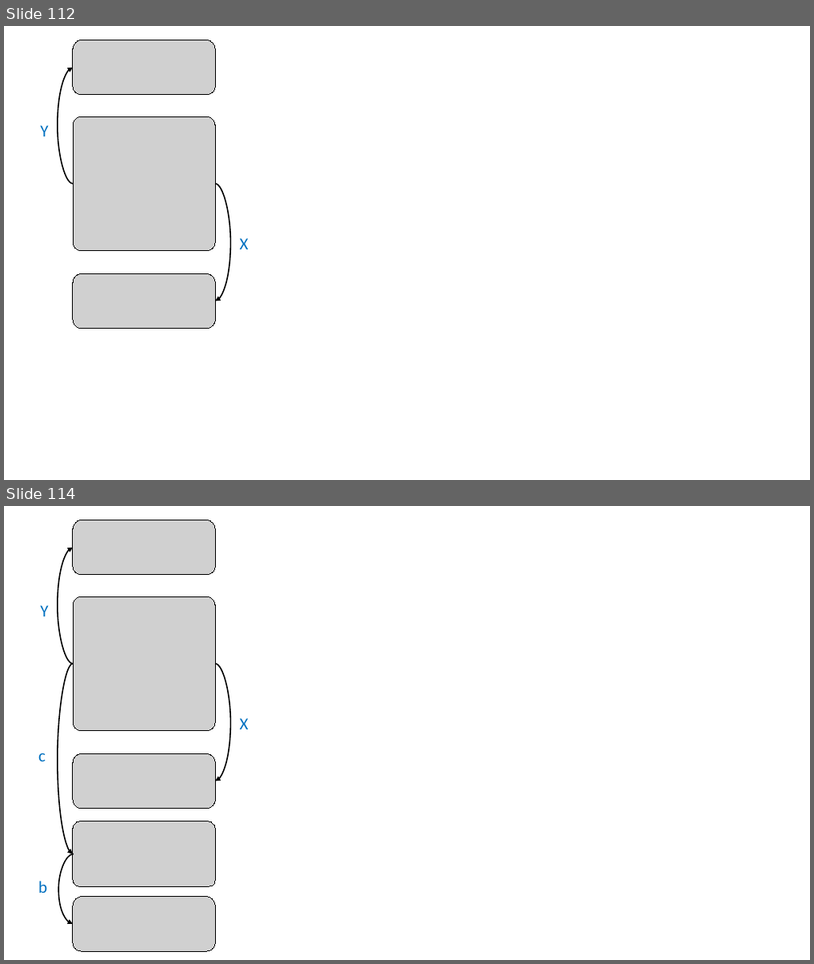
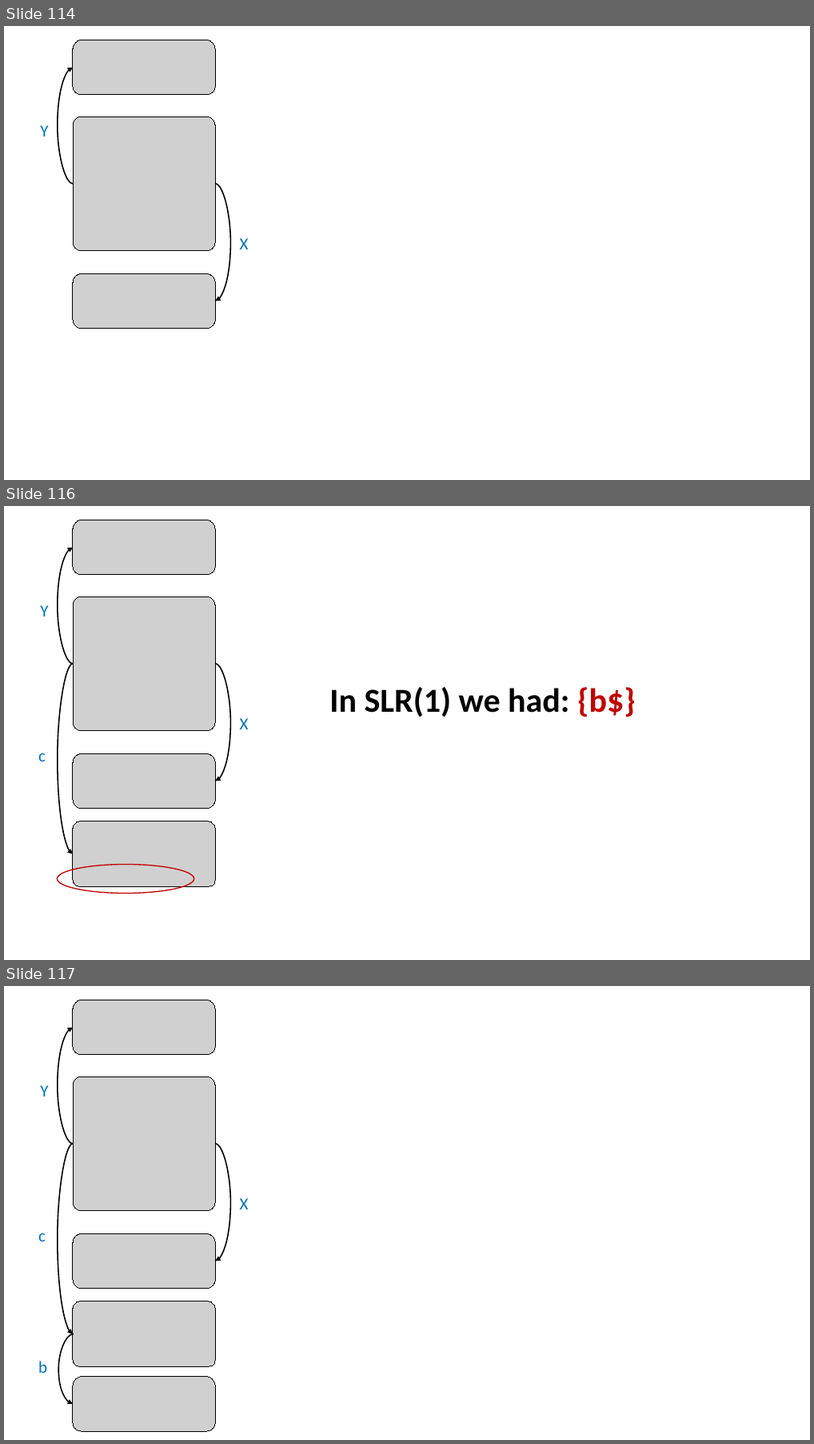
Before and after one commit to nivshani/compilation, a slide deck: slides/bottom_up_parsing.pptx. Shown one above the other, each under a label of ours: slides 112 and 114 before the commit, slides 114, 116 and 117 after it; the slides between them are not shown. The pictures are 814x964 and 814x1444 pixels, drawn with LibreOffice and Linux fonts; fonts in the diff are those of the drawing; grey boxes stand for pictures. Boxes give left, top, right and bottom in pixels: in the first picture for what was removed or moved away, otherwise in the second. Text is boxed around its words. In the diff, an @@ line names an element or a change of style, - is before the commit and + after.

```diff
--- a/slides/bottom_up_parsing.pptx
+++ b/slides/bottom_up_parsing.pptx
@@ slide 116 added at box(4, 506, 810, 960), background #FFFFFF @@
@@ picture added at box(73, 520, 216, 575) @@
@@ curved arrow added from (73, 664) to (73, 547), #000000 1.5 pt @@
@@ picture added at box(73, 596, 215, 731) @@
@@ text added at box(40, 605, 48, 616), 20 pt, text #0070C0 @@
+Y
@@ curved arrow added from (73, 664) to (73, 854), #000000 1.5 pt @@
@@ curved arrow added from (215, 664) to (216, 780), #000000 1.5 pt @@
@@ text added at box(330, 687, 636, 717), 40 pt, text #000000, bold @@
+In SLR(1) we had: {b$}
@@ text added at box(240, 718, 249, 729), 20 pt, text #0070C0 @@
+X
@@ text added at box(38, 753, 46, 761), 20 pt, text #0070C0 @@
+c
@@ picture added at box(73, 753, 216, 808) @@
@@ picture added at box(73, 821, 216, 887) @@
@@ ellipse added at box(58, 864, 194, 893), outline #C00000 1.25 pt @@
@@ what was slide 112 is now slide 114 @@
@@ what was slide 114 is now slide 117 @@
```
Also in this commit, not shown: 4 slides changed, 2 other slides added, 1 other file.
